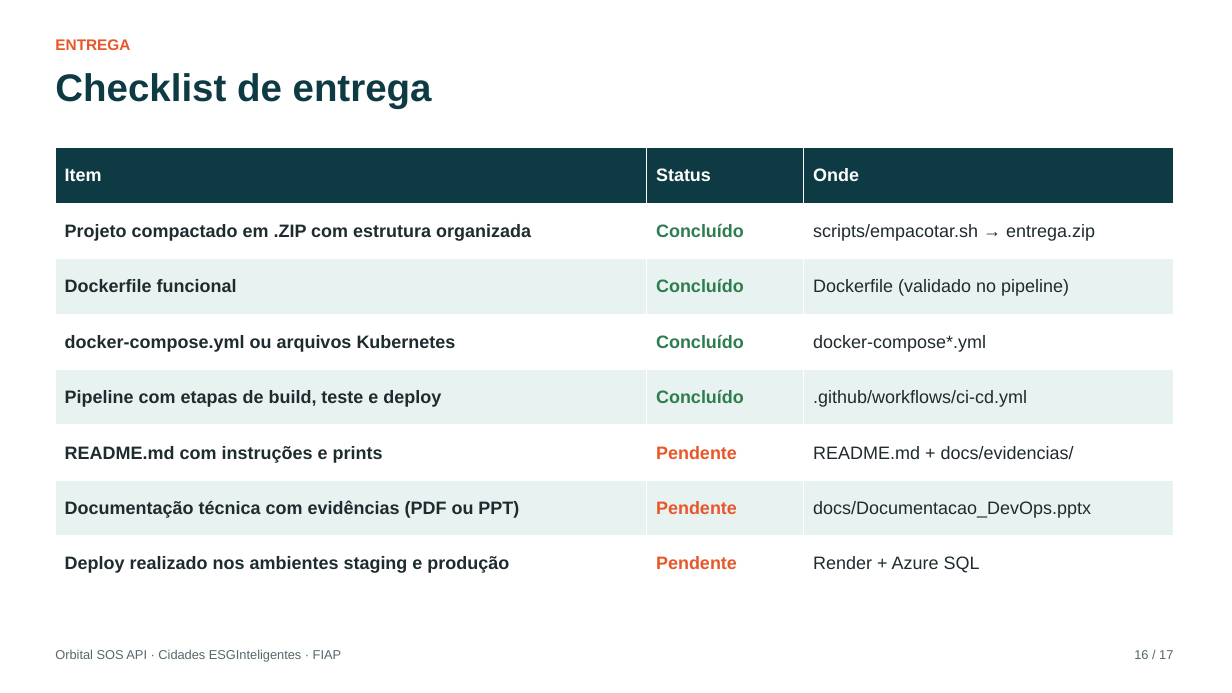
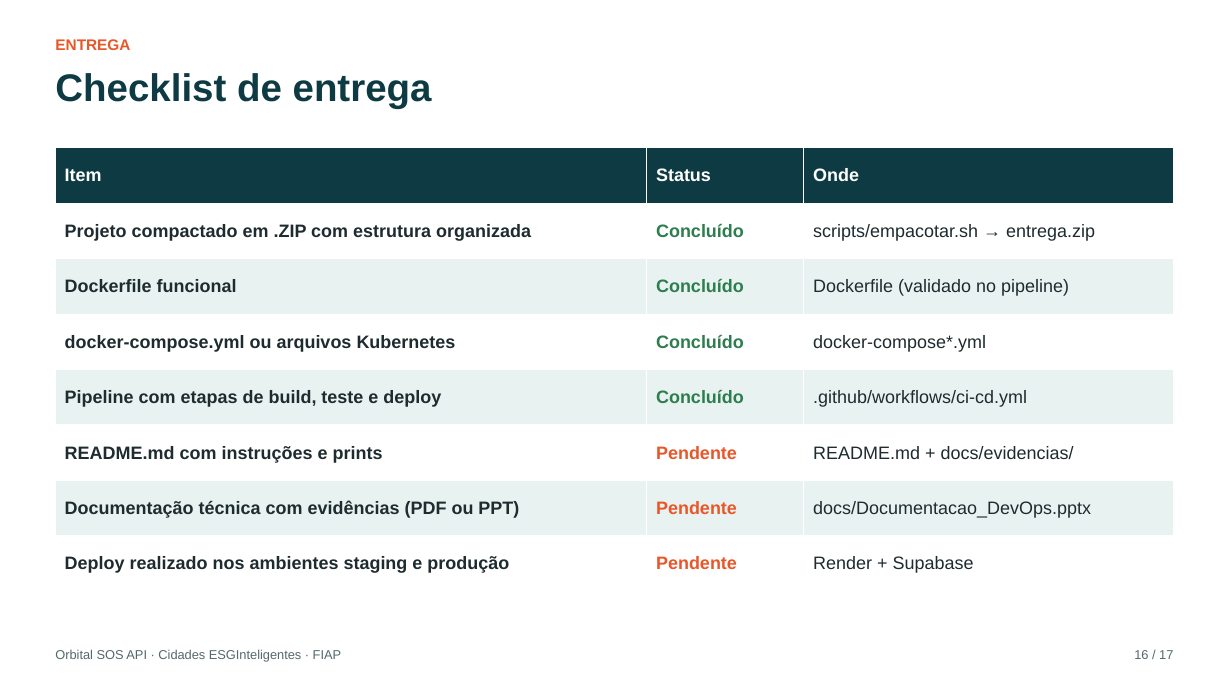
Before and after one commit to vsilva1997/orbital-sos-api, a slide deck: slide 16 of docs/Documentacao_DevOps.pptx. Drawn at 1232x693 pixels with LibreOffice and Linux fonts; fonts in the diff are those of the drawing. Boxes give left, top, right and bottom in pixels: in the first picture for what was removed or moved away, otherwise in the second. Text is boxed around its words. In the diff, an @@ line names an element or a change of style, - is before the commit and + after.

```diff
--- a/docs/Documentacao_DevOps.pptx
+++ b/docs/Documentacao_DevOps.pptx
@@ table at (55, 148, 1174, 592) @@
-row 8, column 3: Render + Azure SQL
+row 8, column 3: Render + Supabase
```
Also in this commit, not shown: 6 other slides changed, 4 other files.
